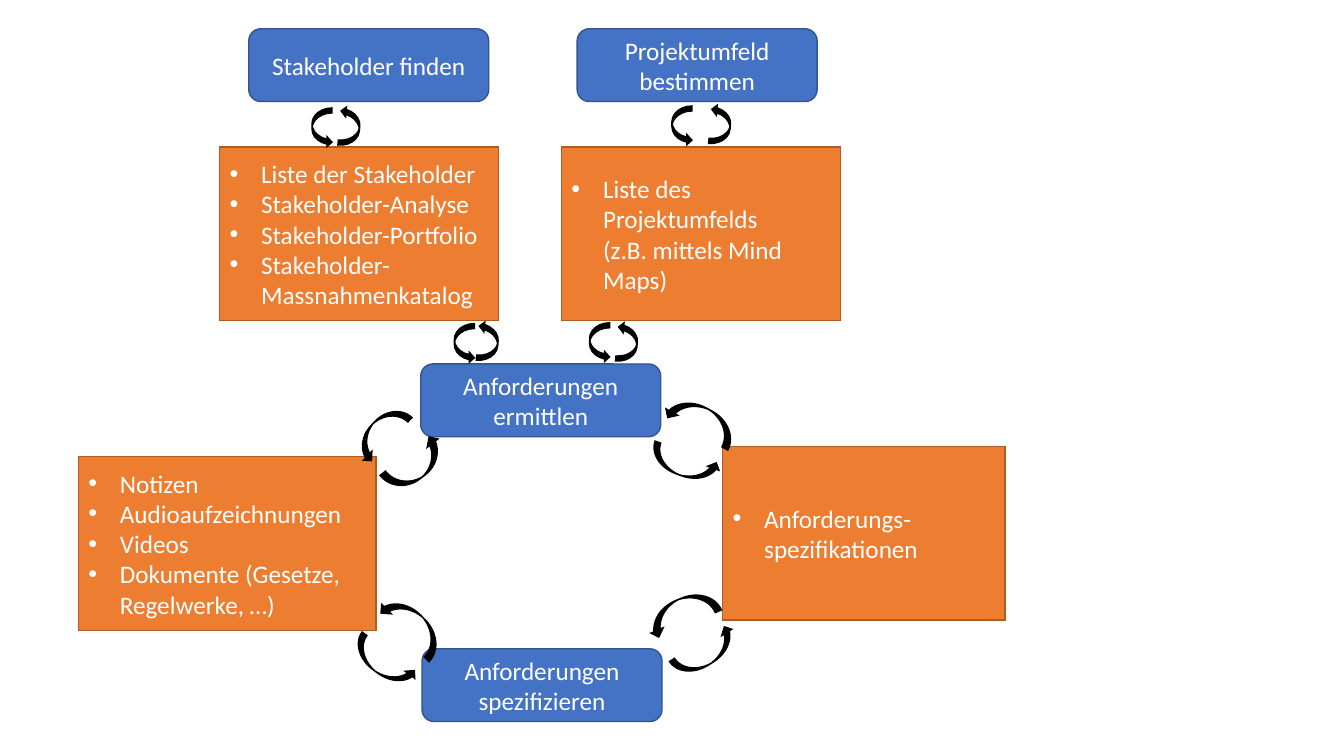
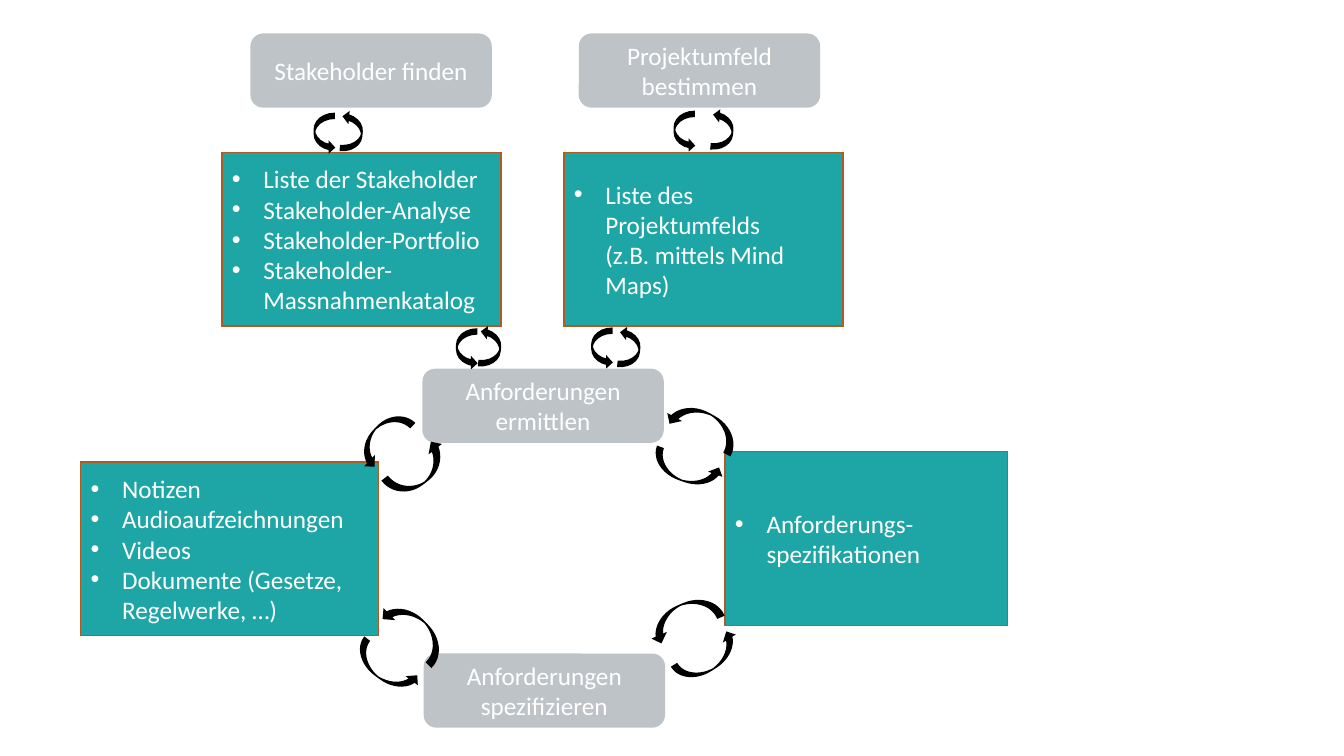
Before and after one commit to unibas-marcelluethi/software-engineering, a slide deck: slide 34 of docs/slides/drawings/graphics.pptx. Drawn at 1344x756 pixels with LibreOffice and Linux fonts; fonts in the diff are those of the drawing. Boxes give left, top, right and bottom in pixels: in the first picture for what was removed or moved away, otherwise in the second. Text is boxed around its words. In the diff, an @@ line names an element or a change of style, - is before the commit and + after.

```diff
--- a/docs/slides/drawings/graphics.pptx
+++ b/docs/slides/drawings/graphics.pptx
@@ fill #4472C4 to #BEC3C8; outline #325491 1 pt to #BEC3C8 1 pt in 4 elements at bbox=[424, 654, 664, 727], bbox=[251, 34, 491, 107], bbox=[580, 34, 820, 107], bbox=[423, 369, 663, 442] @@
@@ 6 curved right arrows, 1 rounded rectangle: place and size @@
-6 curved right arrows, 1 rounded rectangle at bbox=[380, 321, 742, 681]
+6 curved right arrows, 1 rounded rectangle at bbox=[383, 327, 745, 687]
@@ fill #ED7D31 to #1EA5A5 in 4 elements at bbox=[81, 462, 378, 635], bbox=[564, 152, 843, 326], bbox=[222, 152, 501, 326], bbox=[725, 452, 1007, 625] @@
@@ 10 curved right arrows, 4 rectangles, 3 rounded rectangles: place and size @@
-10 curved right arrows, 4 rectangles, 3 rounded rectangles at bbox=[79, 29, 1005, 722]
+10 curved right arrows, 4 rectangles, 3 rounded rectangles at bbox=[81, 34, 1007, 727]
```
Also in this commit, not shown: 5 other slides changed, 14 other files.
